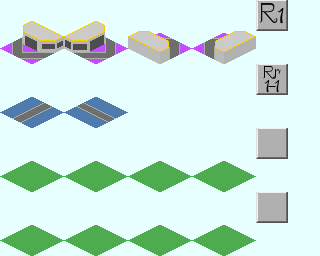
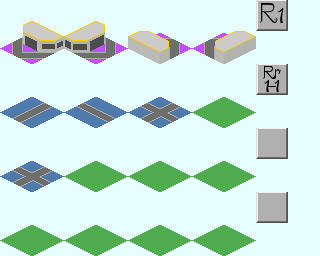
Before/after of a 320x256 layered artwork. What changed in the layer stack:
added layer "Rr ... #1" above "Rr ..." over 263, 65, 281, 93
removed group "Image" (1 layers) over 0, 65, 281, 192
removed layer "Simple_Station_Base.png" from group "Image" over 0, 65, 281, 192
added layer "クリップボード" above "Image" over 128, 97, 192, 128
added layer "Image" over 0, 65, 281, 192
